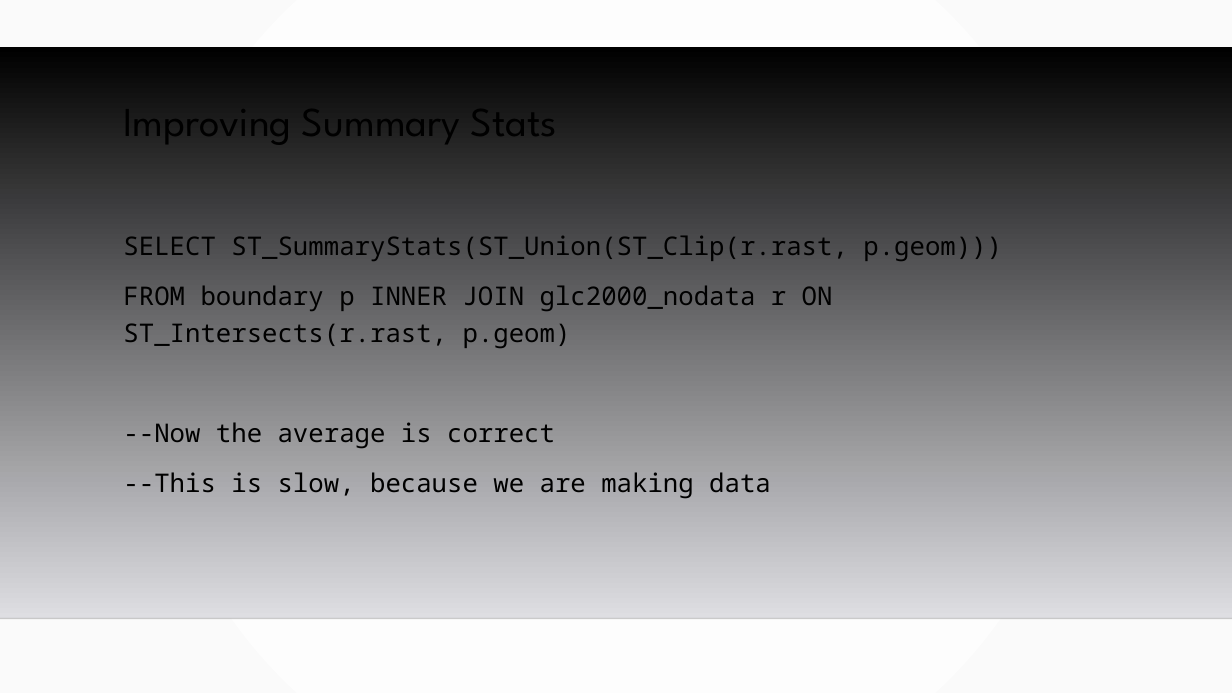
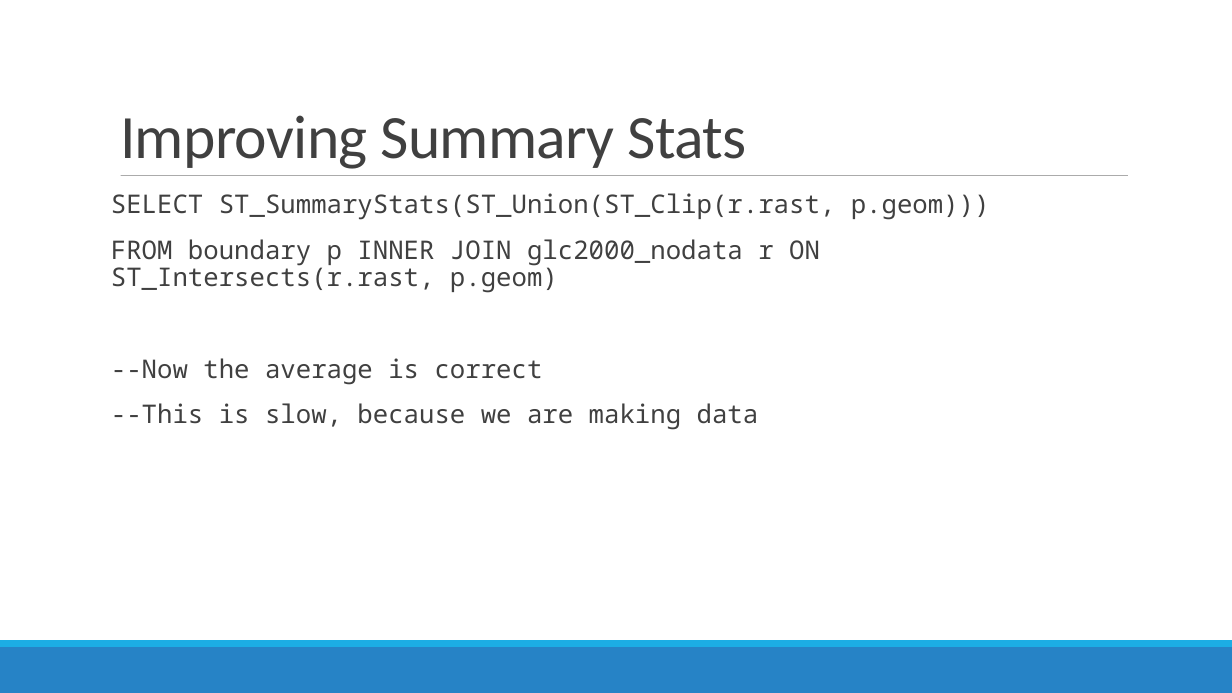
Before and after one commit to MGIS-UMN/GIS5577_week8, a slide deck: slide 15 of Raster_analysis.odp. Drawn at 1232x693 pixels with LibreOffice and Linux fonts; fonts in the diff are those of the drawing; background and template pictures are left out. Boxes give left, top, right and bottom in pixels: in the first picture for what was removed or moved away, otherwise in the second. Text is boxed around its words. In the diff, an @@ line names an element or a change of style, - is before the commit and + after.

```diff
--- a/Raster_analysis.odp
+++ b/Raster_analysis.odp
@@ background gradient #FFFFFF to #FAFAFA to #FFFFFF @@
@@ title "Improving Summary Stats" moved from (x1=123, y1=89, x2=557, y2=150) to (x1=120, y1=115, x2=746, y2=169) @@
@@ title "Improving Summary Stats" at (x1=120, y1=115, x2=746, y2=169): size 32 to 48 pt, font League Spartan to Calibri, text colour #000000 to #404040, letter spacing 0 to -0.5 pt; line spacing 0.9 to 0.85; vertical alignment top to bottom @@
@@ freeform shape removed at (x1=0, y1=47, x2=1232, y2=618) @@
@@ line added from (121, 176) to (1128, 176), #7F7F7F 0.51 pt @@
@@ text "SELECT ST_SummaryStats(ST_Union(ST_Clip(r.rast, p.geom)))" moved from (x1=123, y1=235, x2=1002, y2=499) to (x1=111, y1=193, x2=990, y2=430) @@
@@ text "SELECT ST_SummaryStats(ST_Union(ST_Clip(r.rast, p.geom)))" at (x1=111, y1=193, x2=990, y2=430): text colour #000000 to #404040; line spacing 1.2 to 0.9; more space between paragraphs @@
@@ line removed from (0, 618) to (1232, 618) @@
@@ freeform shape added at (x1=0, y1=647, x2=1232, y2=693), fill #2683C6 @@
@@ freeform shape added at (x1=0, y1=640, x2=1232, y2=647), fill #1CADE4 @@
```
Also in this commit, not shown: 22 other slides changed.
